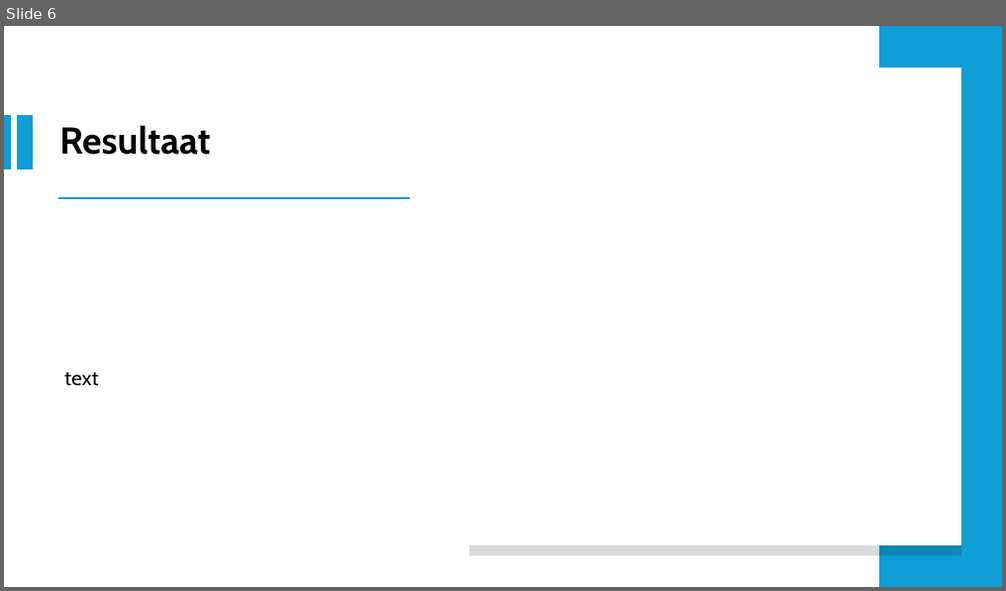
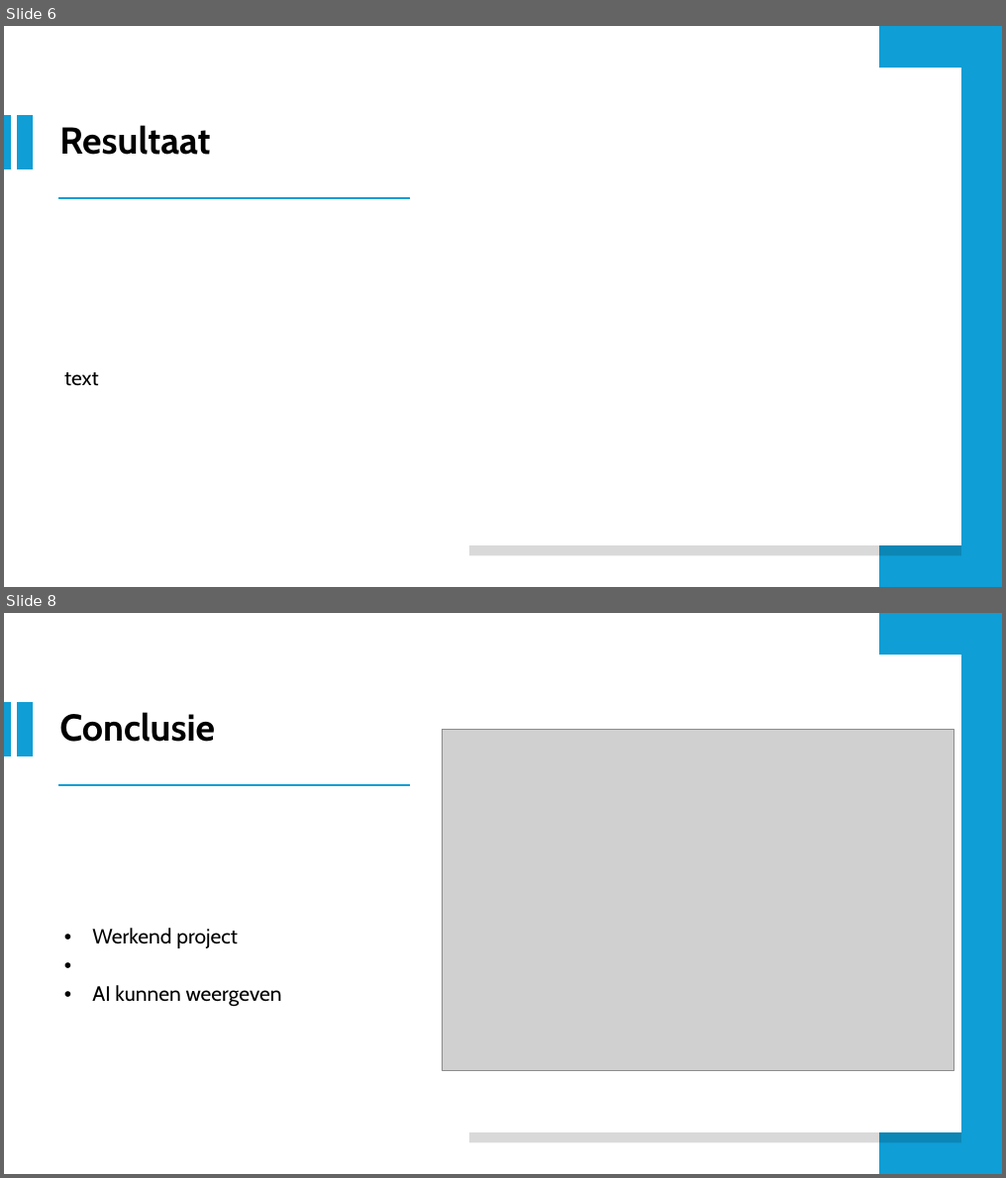
Before and after one commit to RobbeDeW/Mastermind, a slide deck: Presentatie/Mastermind.odp. Shown one above the other, each under a label of ours: slide 6 before the commit, slides 6 and 8 after it; the slides between them are not shown. The pictures are 1006x591 and 1006x1178 pixels, drawn with LibreOffice and Linux fonts; fonts in the diff are those of the drawing; grey boxes stand for pictures. Boxes give left, top, right and bottom in pixels: in the first picture for what was removed or moved away, otherwise in the second. Text is boxed around its words. In the diff, an @@ line names an element or a change of style, - is before the commit and + after.

```diff
--- a/Presentatie/Mastermind.odp
+++ b/Presentatie/Mastermind.odp
@@ slide 8 added at (x1=4, y1=613, x2=1002, y2=1174), background #FFFFFF @@
@@ freeform shape added at (x1=880, y1=613, x2=1002, y2=1174), fill #0F9ED5 @@
@@ freeform shape added at (x1=469, y1=655, x2=961, y2=1133), fill #FFFFFF @@
@@ freeform shape added at (x1=4, y1=702, x2=12, y2=758), fill #0F9ED5 @@
@@ freeform shape added at (x1=17, y1=702, x2=33, y2=758), fill #0F9ED5 @@
@@ title added at (x1=59, y1=712, x2=215, y2=742), 36 pt, text #000000, bold @@
+Conclusie
@@ picture added at (x1=442, y1=729, x2=954, y2=1070) @@
@@ freeform shape added at (x1=58, y1=784, x2=411, y2=786), fill #0F9ED5 @@
@@ text added at (x1=92, y1=928, x2=282, y2=1007), 20 pt, text #000000 @@
+• Werkend project
+• AI kunnen weergeven
```
Also in this commit, not shown: 1 slide changed, 1 other slide added, 2 slides removed, 1 other file.
